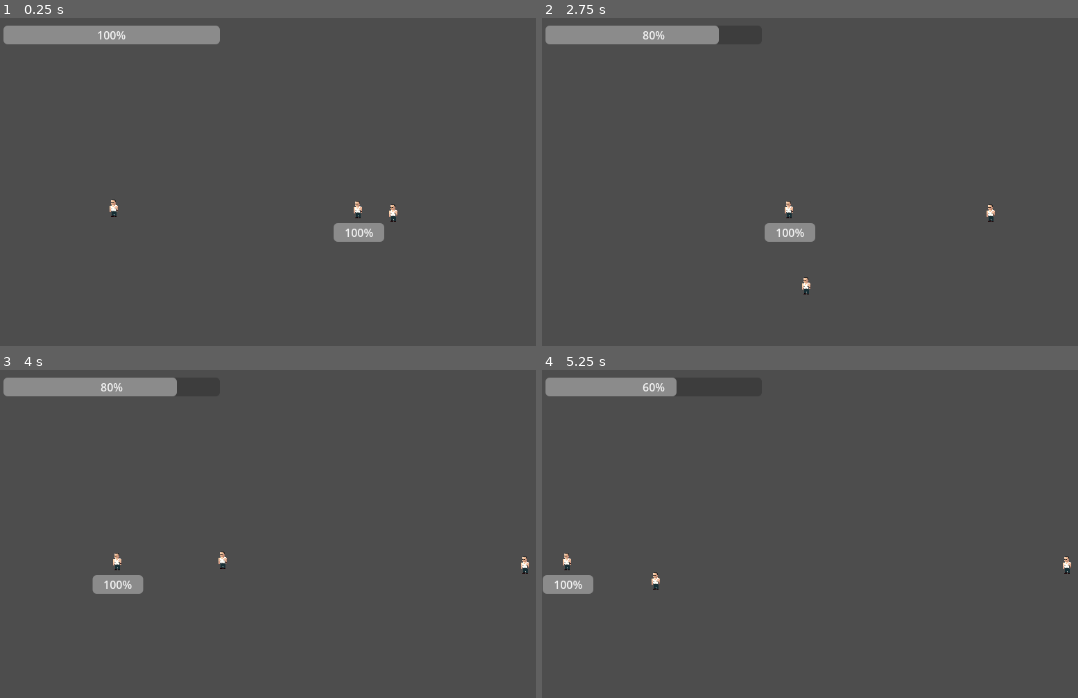
Above: before the commit, frames 1-4 (two rows, left to right).
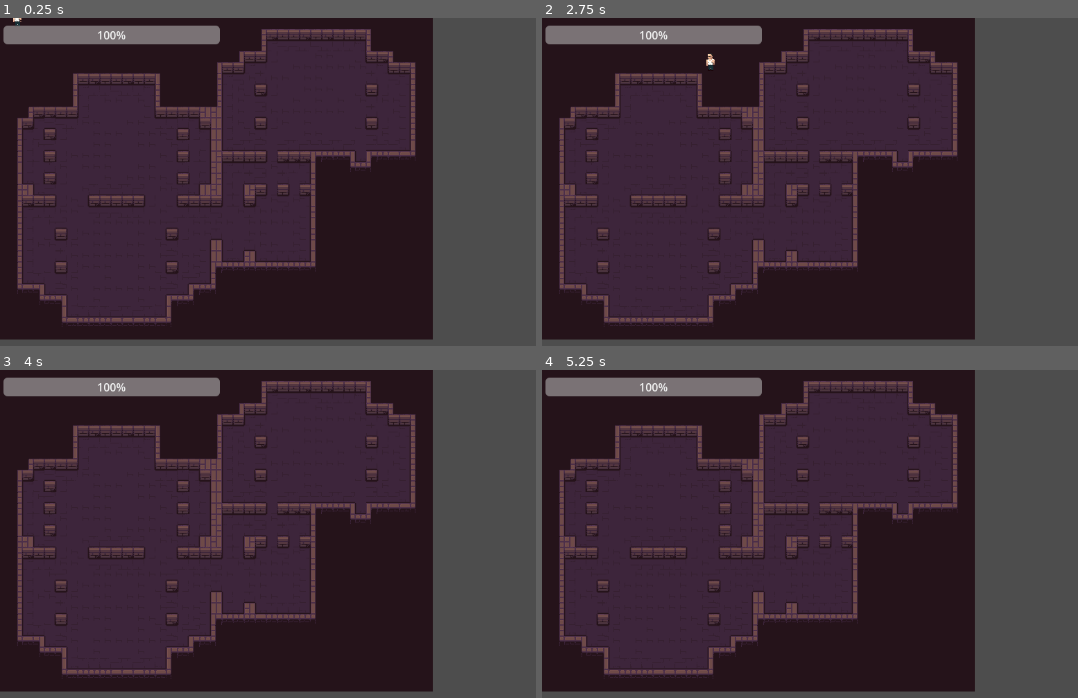
Above: after the commit, the same moments.

Repository: ante-perkovic/ludum-dare
Game: Godot game, scene res://Game.tscn
The game is run twice, just before and just after one commit, with the same random seed, the same clock (stepped at 60 frames per second) and the same inputs. Before the commit the project starts from res://Levels/intro_level.tscn.
Inputs (mouse positions are in pixels of both pictures, inside the frame that each line leads up to):
- Up to frame 1 (0.25 s): no input
- Up to frame 2 (2.75 s): tap Enter at 0.5 s; move the mouse to (outside the picture) at 0.52 s; hold D (right) 0.53-1.28 s; hold E (interact) 0.53-1.28 s; move the mouse to (783, 264) at 1.27 s; hold S (down) 1.28-2.03 s; tap Space (spacebar) at 1.35 s; move the mouse to (1019, 142) at 2.02 s; hold D (right) from 2.03 s (still down); hold E (interact) from 2.03 s (still down)
- Up to frame 3 (4 s): move the mouse to (359, 684) at 2.77 s; release D (right) at 2.78 s; release E (interact) at 2.78 s; hold W (up) 2.78-3.53 s; tap Space (spacebar) at 2.85 s; move the mouse to (outside the picture) at 3.52 s; hold A (left) from 3.53 s (still down); hold E (interact) from 3.53 s (still down)
- Up to frame 4 (5.25 s): move the mouse to (702, 527) at 4.27 s; release E (interact) at 4.28 s; tap Space (spacebar) at 4.35 s; move the mouse to (981, 593) at 5.02 s; release A (left) at 5.03 s; hold S (down) from 5.03 s (still down); hold E (interact) from 5.03 s (still down)

The runs differ from the first frame. In frame 1, 77% of the frame differs, in the area x 0-81%, y 0-99%; in frame 2, 77%; in frame 3, 77%, in the area x 0-99%, y 0-99%; in frame 4, 77%.

Commit message:
player spawned in a map

Diff:
--- a/ludumdaregame/Game.tscn
+++ b/ludumdaregame/Game.tscn
@@ -7,12 +7,19 @@
 [sub_resource type="TileSetAtlasSource" id="TileSetAtlasSource_u44n3"]
 texture = ExtResource("2_u44n3")
 0:0/0 = 0
+0:0/0/physics_layer_0/polygon_0/points = PackedVector2Array(-8, -8, 8, -8, 8, 8, -8, 8)
 1:0/0 = 0
+1:0/0/physics_layer_0/polygon_0/points = PackedVector2Array(-8, -8, 8, -8, 8, 8, -8, 8)
 2:0/0 = 0
+2:0/0/physics_layer_0/polygon_0/points = PackedVector2Array(-8, -8, 8, -8, 8, 8, -8, 8)
 3:0/0 = 0
+3:0/0/physics_layer_0/polygon_0/points = PackedVector2Array(-8, -8, 8, -8, 8, 8, -8, 8)
 4:0/0 = 0
+4:0/0/physics_layer_0/polygon_0/points = PackedVector2Array(-8, -8, 8, -8, 8, 8, -8, 8)
 5:0/0 = 0
+5:0/0/physics_layer_0/polygon_0/points = PackedVector2Array(-8, -8, 8, -8, 8, 8, -8, 8)
 6:0/0 = 0
+6:0/0/physics_layer_0/polygon_0/points = PackedVector2Array(-8, -8, 8, -8, 8, 8, -8, 8)
 7:0/0 = 0
 8:0/0 = 0
 9:0/0 = 0
@@ -27,11 +34,13 @@
 18:0/0 = 0
 19:0/0 = 0
 0:1/0 = 0
+0:1/0/physics_layer_0/polygon_0/points = PackedVector2Array(-8, -8, 8, -8, 8, 8, -8, 8)
 1:1/0 = 0
 2:1/0 = 0
 3:1/0 = 0
 4:1/0 = 0
 5:1/0 = 0
+5:1/0/physics_layer_0/polygon_0/points = PackedVector2Array(-8, -8, 8, -8, 8, 8, -8, 8)
 6:1/0 = 0
 6:1/0/physics_layer_0/polygon_0/points = PackedVector2Array(-8, -8, 8, -8, 8, 8, -8, 8)
 7:1/0 = 0
@@ -45,13 +54,16 @@
 16:1/0 = 0
 19:1/0 = 0
 0:2/0 = 0
+0:2/0/physics_layer_0/polygon_0/points = PackedVector2Array(-8, -8, 8, -8, 8, 8, -8, 8)
 1:2/0 = 0
 2:2/0 = 0
 3:2/0 = 0
 4:2/0 = 0
 5:2/0 = 0
+5:2/0/physics_layer_0/polygon_0/points = PackedVector2Array(-8, -8, 8, -8, 8, 8, -8, 8)
 6:2/0 = 0
 7:2/0 = 0
+7:2/0/physics_layer_0/polygon_0/points = PackedVector2Array(8, 8, 8, -8, 8, 8, -8, 8)
 8:2/0 = 0
 9:2/0 = 0
 10:2/0 = 0
@@ -61,11 +73,13 @@
 16:2/0 = 0
 19:2/0 = 0
 0:3/0 = 0
+0:3/0/physics_layer_0/polygon_0/points = PackedVector2Array(-8, -8, 8, -8, 8, 8, -8, 8)
 1:3/0 = 0
 2:3/0 = 0
 3:3/0 = 0
 4:3/0 = 0
 5:3/0 = 0
+5:3/0/physics_layer_0/polygon_0/points = PackedVector2Array(-8, -8, 8, -8, 8, 8, -8, 8)
 6:3/0 = 0
 7:3/0 = 0
 8:3/0 = 0
@@ -81,11 +95,17 @@
 18:3/0 = 0
 19:3/0 = 0
 0:4/0 = 0
+0:4/0/physics_layer_0/polygon_0/points = PackedVector2Array(-8, -8, 8, -8, 8, 8, -8, 8)
 1:4/0 = 0
+1:4/0/physics_layer_0/polygon_0/points = PackedVector2Array(-8, -8, 8, -8, 8, 8, -8, 8)
 2:4/0 = 0
+2:4/0/physics_layer_0/polygon_0/points = PackedVector2Array(-8, -8, 8, -8, 8, 8, -8, 8)
 3:4/0 = 0
+3:4/0/physics_layer_0/polygon_0/points = PackedVector2Array(-8, -8, 8, -8, 8, 8, -8, 8)
 4:4/0 = 0
+4:4/0/physics_layer_0/polygon_0/points = PackedVector2Array(-8, -8, 8, -8, 8, 8, -8, 8)
 5:4/0 = 0
+5:4/0/physics_layer_0/polygon_0/points = PackedVector2Array(-8, -8, 8, -8, 8, 8, -8, 8)
 6:4/0 = 0
 7:4/0 = 0
 8:4/0 = 0
@@ -191,9 +211,5 @@
 [node name="TileMapLayer" type="TileMapLayer" parent="."]
 tile_set = SubResource("TileSet_sb48q")
 
-[node name="CharacterBody2D" type="CharacterBody2D" parent="."]
-
-[node name="CollisionShape2D" type="CollisionShape2D" parent="CharacterBody2D"]
-
 [node name="LevelGenerator" type="Node" parent="."]
 script = ExtResource("3_u44n3")
--- a/ludumdaregame/project.godot
+++ b/ludumdaregame/project.godot
@@ -11,7 +11,7 @@
 [application]
 
 config/name="ludumDareGame"
-run/main_scene="uid://bbbx1r7vk2ceu"
+run/main_scene="uid://cmkgwb33fuov"
 config/features=PackedStringArray("4.4", "Forward Plus")
 config/icon="res://icon.svg"
 
--- a/ludumdaregame/scripts/game.gd
+++ b/ludumdaregame/scripts/game.gd
@@ -3,12 +3,14 @@
 var generate_level = preload("./generate_level.gd")
 var utils = preload("./generate_utils.gd")
 var tile_selector = preload("./tile_texture_selector.gd")
+@export var player_scene: PackedScene = preload("res://Characters/player.tscn")
+
 
 func _ready() -> void:
 	var level_gen = get_node("LevelGenerator")
 	var level = level_gen.generate_level()
-
 	var tileMapLayer: TileMapLayer = get_node("TileMapLayer")
+	var player_spawned = false
 
 	for y in range(len(level)):
 		for x in range(len(level[y])):
@@ -16,3 +18,10 @@
 			var coords = tile_selector.get_tile_atlas_coords(level, x, y)
 			if coords != null:
 				tileMapLayer.set_cell(Vector2i(x, y), 0, coords)
+
+				# spawn player at the first floor tile
+				if coords == Vector2i(3, 2) and player_spawned == false:
+					var player = player_scene.instantiate()
+					player.global_position = Vector2i(x, y)
+					player_spawned = true
+					get_tree().current_scene.add_child(player)
